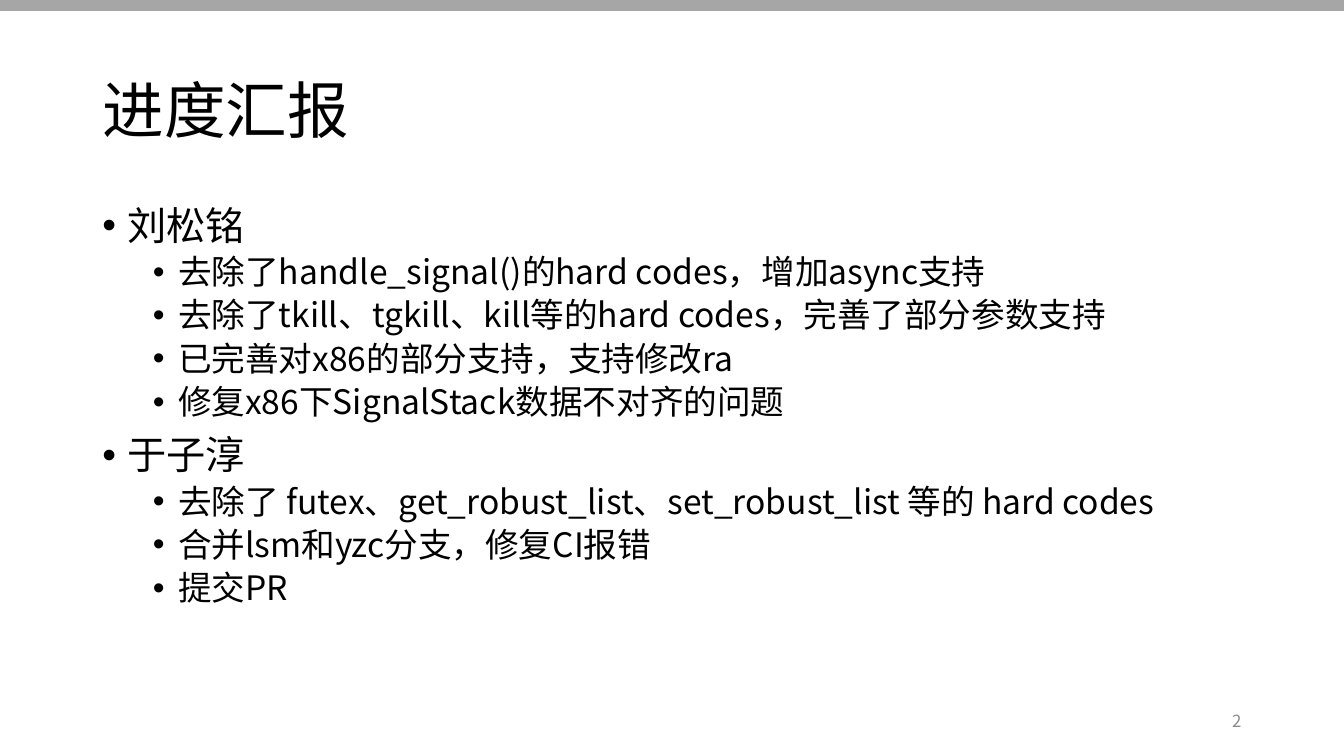
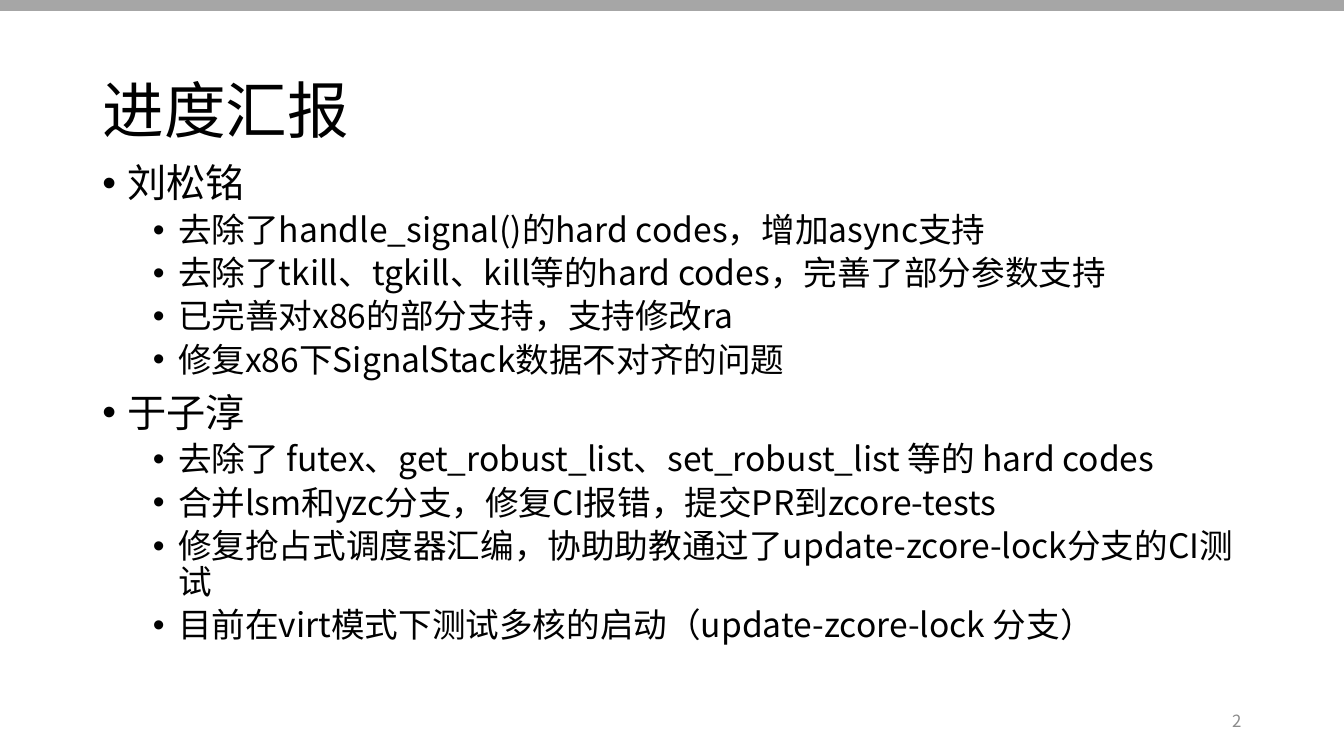
Before and after one commit to OSLab-zCore/OSLab-Docs, a slide deck: slide 2 of 进度汇报PPT汇总/week8.pptx. Drawn at 1344x756 pixels with LibreOffice and Linux fonts; fonts in the diff are those of the drawing. Boxes give left, top, right and bottom in pixels: in the first picture for what was removed or moved away, otherwise in the second. Text is boxed around its words. In the diff, an @@ line names an element or a change of style, - is before the commit and + after.

```diff
--- a/进度汇报PPT汇总/week8.pptx
+++ b/进度汇报PPT汇总/week8.pptx
@@ text "刘松铭": place and size @@
-text "刘松铭" at <box>128,207,1154,603</box>
+text "刘松铭" at <box>128,164,1233,645</box>
@@ text at <box>178,486,1233,645</box>: text changed @@
-  • 合并lsm和yzc分支，修复CI报错
-  • 提交PR
+  • 合并lsm和yzc分支，修复CI报错，提交PR到zcore-tests
+  • 修复抢占式调度器汇编，协助助教通过了update-zcore-lock分支的CI测试
+  • 目前在virt模式下测试多核的启动（update-zcore-lock 分支）
```
Also in this commit, not shown: 2 other files.
